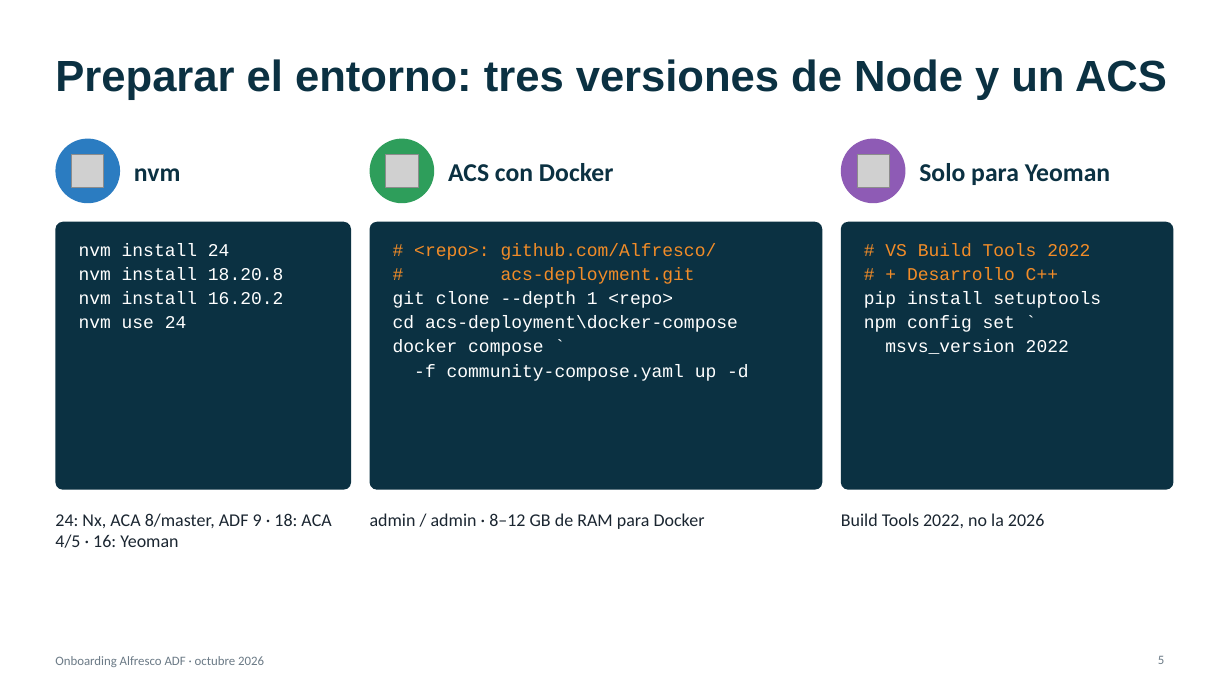
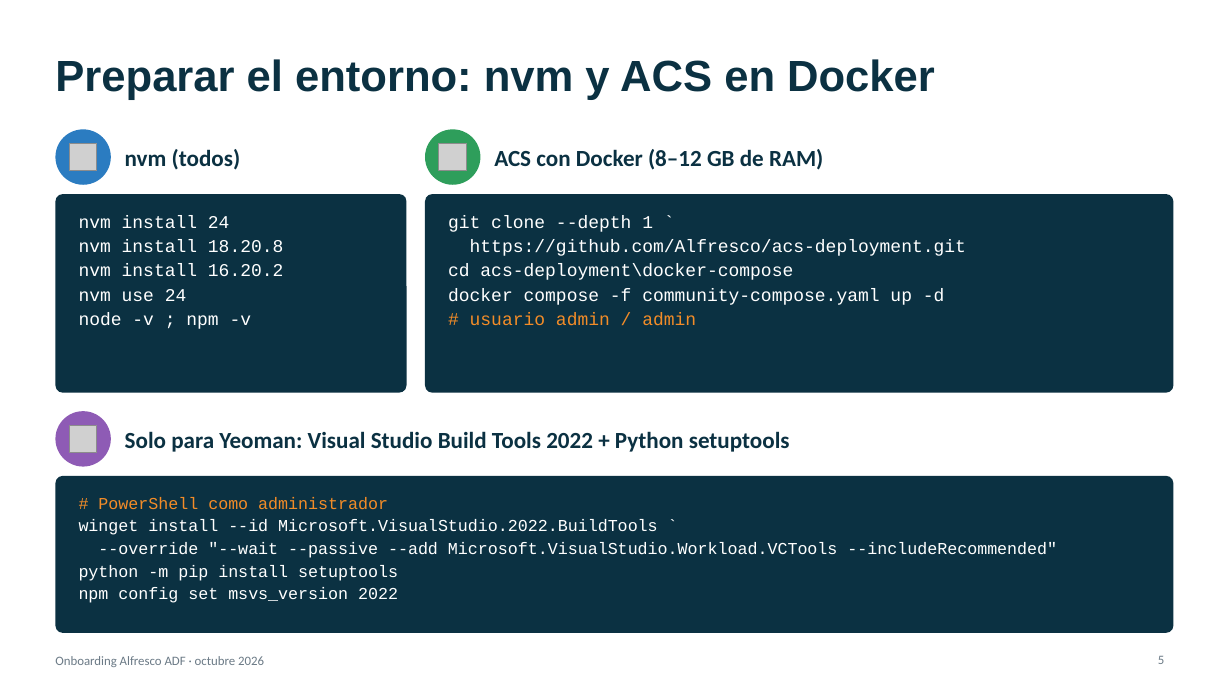
Before and after one commit to renzoqamao/alfresco-adf-onboarding, a slide deck: slide 5 of docs/onboarding-adf.pptx. Drawn at 1232x693 pixels with LibreOffice and Linux fonts; fonts in the diff are those of the drawing; grey boxes stand for pictures. Boxes give left, top, right and bottom in pixels: in the first picture for what was removed or moved away, otherwise in the second. Text is boxed around its words. In the diff, an @@ line names an element or a change of style, - is before the commit and + after.

```diff
--- a/docs/onboarding-adf.pptx
+++ b/docs/onboarding-adf.pptx
@@ title at (55,59,935,100): text changed @@
-Preparar el entorno: tres versiones de Node y un ACS
+Preparar el entorno: nvm y ACS en Docker
@@ ellipse: place and size @@
-ellipse at (55,139,120,203)
+ellipse at (55,129,111,185)
@@ picture: place and size @@
-picture at (72,155,104,188)
+picture at (69,143,97,171)
@@ text at (125,149,241,170): text changed; size 20 to 18 pt @@
-nvm
+nvm (todos)
@@ ellipse: place and size @@
-ellipse at (370,139,434,203)
+ellipse at (425,129,481,185)
@@ picture: place and size @@
-picture at (385,155,418,188)
+picture at (439,143,467,171)
@@ text at (494,149,823,170): text changed; size 20 to 18 pt @@
-ACS con Docker
+ACS con Docker (8–12 GB de RAM)
@@ text removed at (919,163,1110,185) @@
-Solo para Yeoman
@@ rounded rectangle: place and size @@
-rounded rectangle at (55,222,351,490)
+rounded rectangle at (55,194,407,393)
@@ rounded rectangle at (55,194,407,393): proportions changed @@
@@ rounded rectangle at (425,194,1174,393): proportions changed @@
@@ rounded rectangle: place and size @@
-rounded rectangle at (370,222,823,490)
+rounded rectangle at (425,194,1174,393)
@@ text "nvm install 24": place and size @@
-text "nvm install 24" at (79,243,284,328)
+text "nvm install 24" at (79,216,284,329)
@@ text at (448,216,966,256): text changed; text colour #F28C28 to #FFFFFF @@
-# <repo>: github.com/Alfresco/
-# acs-deployment.git
-git clone --depth 1 <repo>
+git clone --depth 1 `
+https://github.com/Alfresco/acs-deployment.git
@@ text "git clone --depth 1 `": place and size @@
-text "git clone --depth 1 `" at (393,243,749,381)
+text "git clone --depth 1 `" at (448,216,966,326)
@@ rounded rectangle removed at (841,222,1174,490) @@
@@ text removed at (864,243,1101,354) @@
-# VS Build Tools 2022
-# + Desarrollo C++
-pip install setuptools
-npm config set `
-msvs_version 2022
@@ text at (448,288,945,326): text changed @@
-docker compose `
--f community-compose.yaml up -d
+docker compose -f community-compose.yaml up -d
+# usuario admin / admin
@@ text at (79,312,252,329): paragraph added @@
+node -v ; npm -v
@@ ellipse: place and size @@
-ellipse at (841,139,906,203)
+ellipse at (55,411,111,467)
@@ picture: place and size @@
-picture at (858,155,890,188)
+picture at (69,425,97,453)
@@ text added at (125,431,790,452), 18 pt, text #0B3142, bold @@
+Solo para Yeoman: Visual Studio Build Tools 2022 + Python setuptools
@@ rounded rectangle added at (55,476,1174,633), fill #0B3142 @@
@@ text added at (79,497,1057,603), 13 pt, text #FFFFFF @@
+# PowerShell como administrador
+winget install --id Microsoft.VisualStudio.2022.BuildTools `
+--override "--wait --passive --add Microsoft.VisualStudio.Workload.VCTools --includeRecommended"
+python -m pip install setuptools
+npm config set msvs_version 2022
@@ text removed at (55,513,331,548) @@
-24: Nx, ACA 8/master, ADF 9 · 18: ACA 4/5 · 16: Yeoman
@@ text removed at (370,513,705,529) @@
-admin / admin · 8–12 GB de RAM para Docker
@@ text removed at (841,513,1044,528) @@
-Build Tools 2022, no la 2026
```
Also in this commit, not shown: 11 other slides changed, 3 slides added, 2 slides removed, 4 other files.
